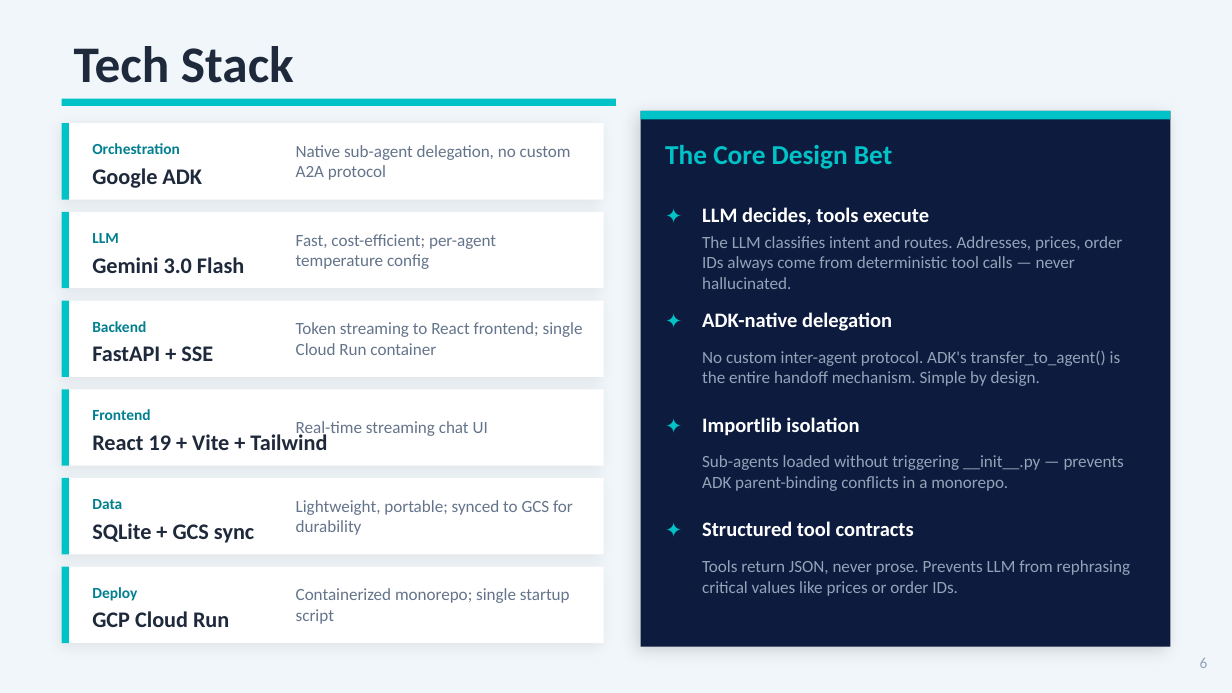
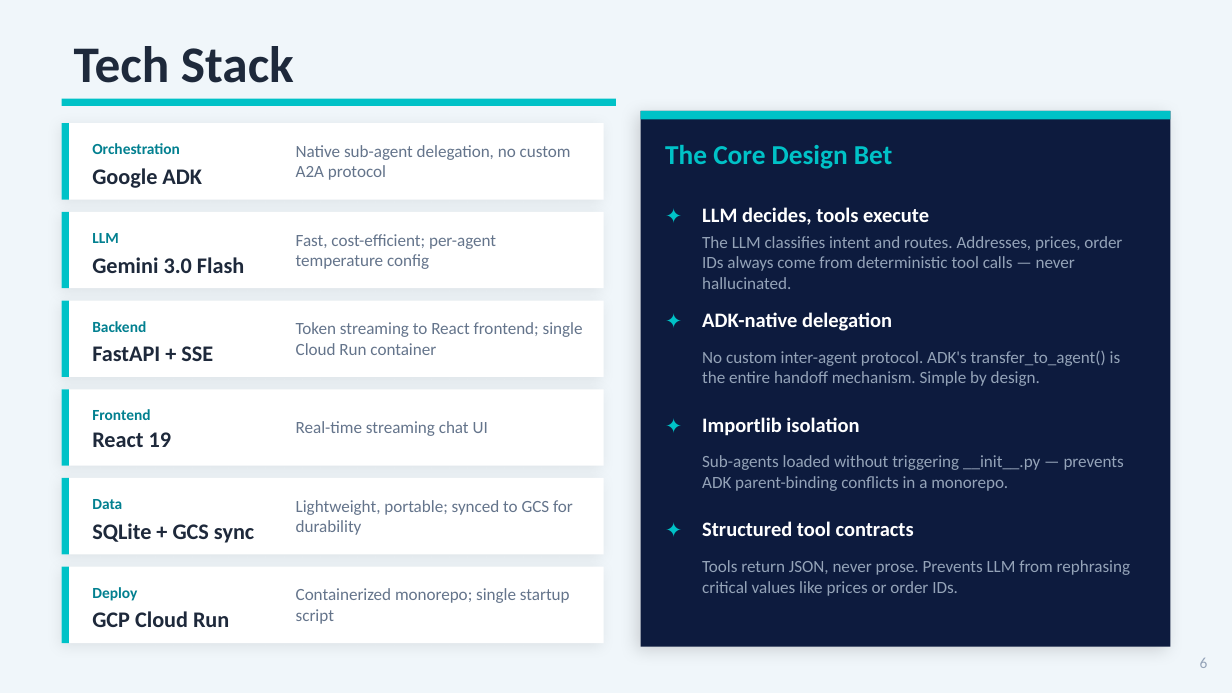
Before and after one commit to sudhamanc/ConversationalSalesAgent, a slide deck: slide 6 of B2B_Sales_Agent_Townhall.pptx. Drawn at 1232x693 pixels with LibreOffice and Linux fonts; fonts in the diff are those of the drawing. Boxes give left, top, right and bottom in pixels: in the first picture for what was removed or moved away, otherwise in the second. Text is boxed around its words. In the diff, an @@ line names an element or a change of style, - is before the commit and + after.

```diff
--- a/B2B_Sales_Agent_Townhall.pptx
+++ b/B2B_Sales_Agent_Townhall.pptx
@@ text at [92, 432, 172, 447]: text changed @@
-React 19 + Vite + Tailwind
+React 19
```
Also in this commit, not shown: 3 other slides changed.
